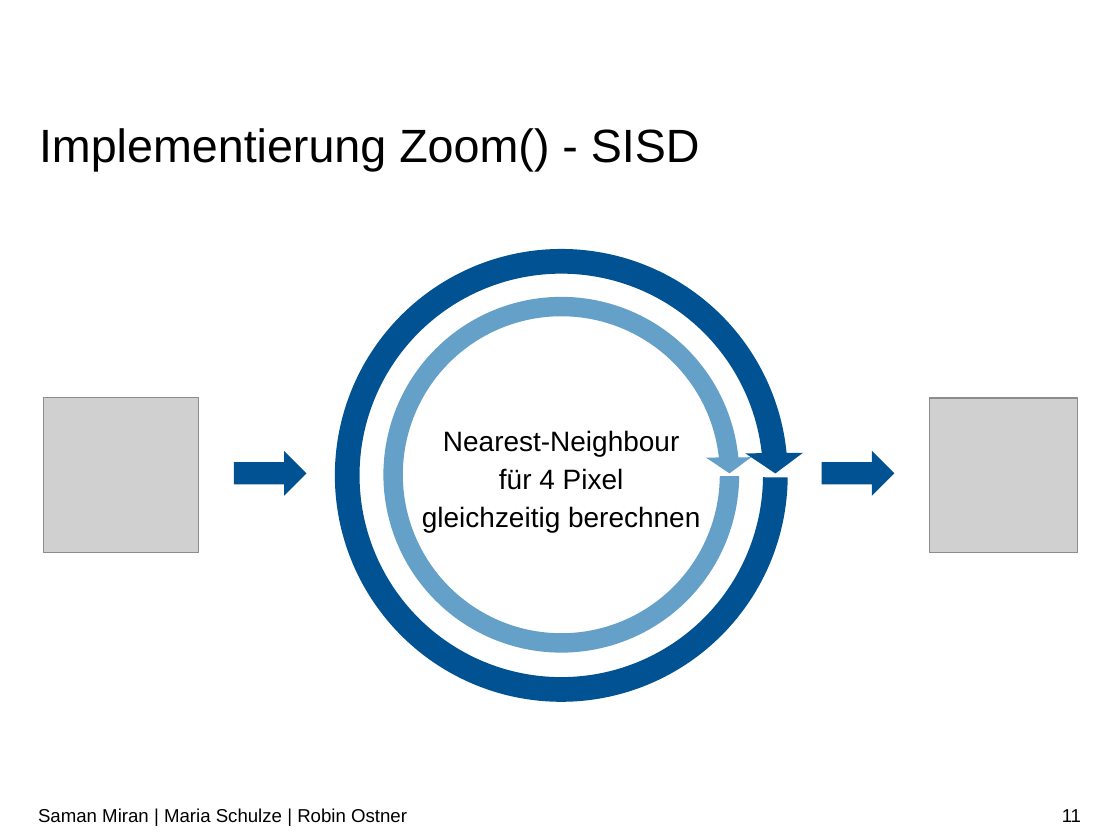
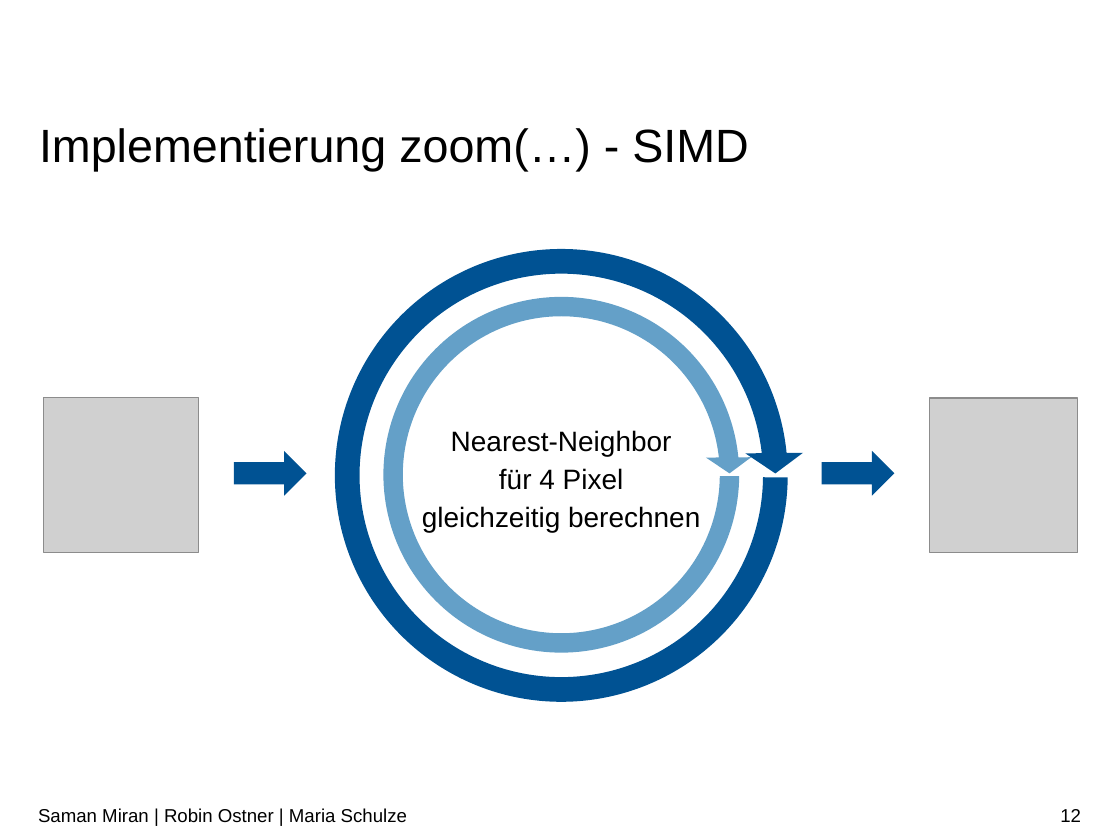
Before and after one commit to RobinOstner/bestASP, a slide deck: slide 12 of Praktikum ASP – Team 15.pptx (slide 11 before the commit). Drawn at 1120x840 pixels with LibreOffice and Linux fonts; fonts in the diff are those of the drawing; grey boxes stand for pictures; background and template pictures are left out. Boxes give left, top, right and bottom in pixels: in the first picture for what was removed or moved away, otherwise in the second. Text is boxed around its words. In the diff, an @@ line names an element or a change of style, - is before the commit and + after.

```diff
--- a/Praktikum ASP – Team 15.pptx
+++ b/Praktikum ASP – Team 15.pptx
@@ title at <box>39,128,748,171</box>: text changed @@
-Implementierung Zoom() - SISD
+Implementierung zoom(…) - SIMD
@@ text at <box>451,430,672,456</box>: text changed @@
-Nearest-Neighbour
+Nearest-Neighbor
@@ text at <box>38,808,407,823</box>: text changed @@
-Saman Miran | Maria Schulze | Robin Ostner
+Saman Miran | Robin Ostner | Maria Schulze
@@ page number at <box>1060,809,1081,822</box>: text changed @@
-11
+12
```
Also in this commit, not shown: 11 other slides changed, 2 slides added.
